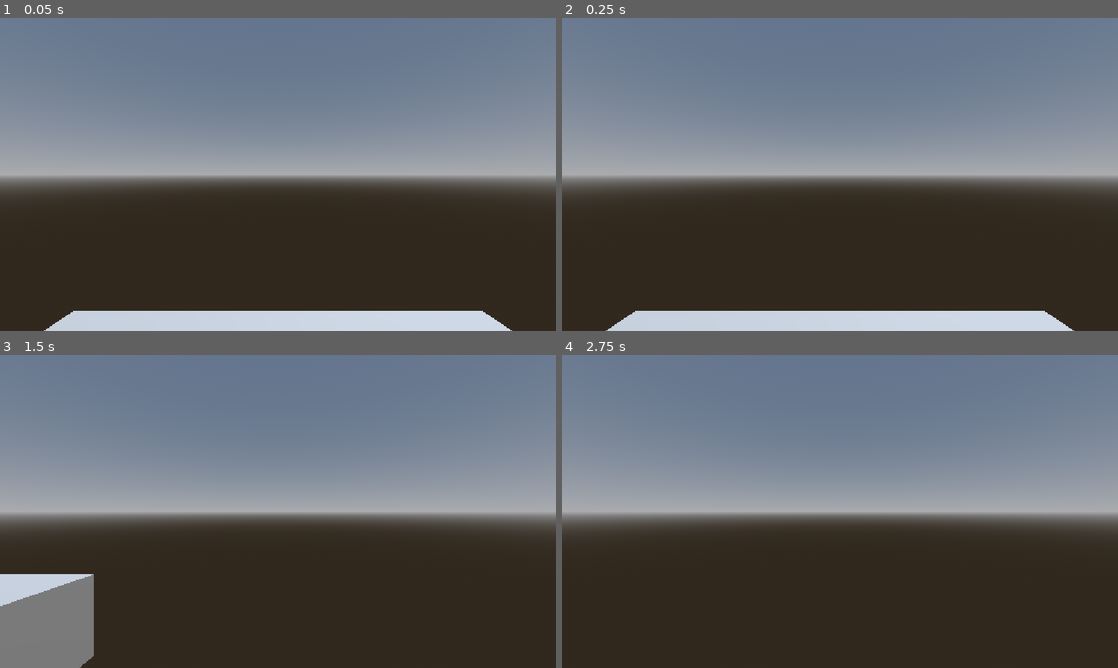
Above: before the commit, frames 1-4 (two rows, left to right).
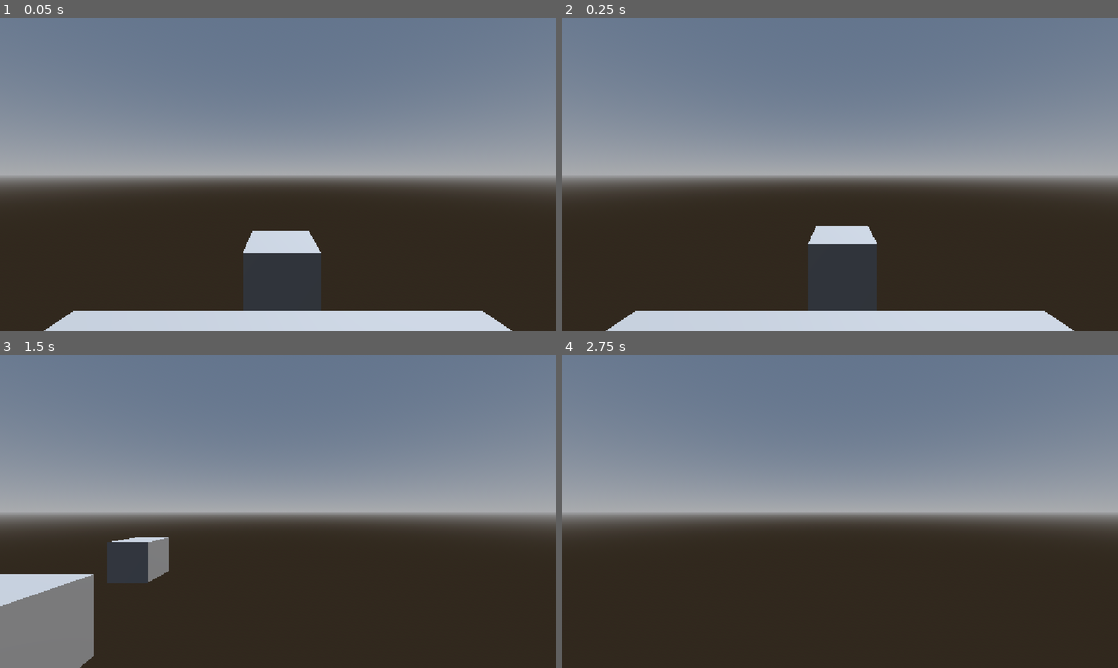
Above: after the commit, the same moments.

Repository: jishnukarri/BouncyBoy
Game: Godot game, scene res://scenes/main.tscn
Two runs of this game, one before a commit and one after it. Both use one fixed random seed, a clock stepped at 60 frames per second and the inputs below.
Inputs:
- Up to frame 1 (0.05 s): no input
- Up to frame 2 (0.25 s): no input
- Up to frame 3 (1.5 s): tap Enter (ui_accept) at 0.5, 0.77 s; hold Right (ui_right) 0.53-1.28 s; hold Down (ui_down) from 1.28 s (still down)
- Up to frame 4 (2.75 s): tap Enter (ui_accept) at 1.52 s; release Down (ui_down) at 2.03 s; hold Right (ui_right) from 2.03 s (still down)

The runs differ from the first frame. In frame 1, 3.4% of the frame differs, in the area x 43-58%, y 68-94%; in frame 2, 3.3%; in frame 3, 1.5%; in frame 4, nothing differs.

Commit message:
environment

Diff:
--- a/scenes/environment.tscn
+++ b/scenes/environment.tscn
@@ -1,4 +1,6 @@
 [gd_scene format=3 uid="uid://cr8o3yllqe75"]
+
+[ext_resource type="PackedScene" uid="uid://c1yhebpf5kfc3" path="res://scenes/moving_pad.tscn" id="1_bc5iu"]
 
 [sub_resource type="ProceduralSkyMaterial" id="ProceduralSkyMaterial_y44tv"]
 sky_horizon_color = Color(0.66224277, 0.6717428, 0.6867428, 1)
@@ -28,3 +30,8 @@
 [node name="CSGBox3D" type="CSGBox3D" parent="platforms" unique_id=1922446030]
 use_collision = true
 size = Vector3(3, 1, 3)
+
+[node name="moving_pad" parent="platforms" unique_id=944456760 instance=ExtResource("1_bc5iu")]
+transform = Transform3D(1, 0, 0, 0, 1, 0, 0, 0, 1, 0.05128765, 0, -3.0128145)
+use_collision = true
+destination = Vector3(0, 0, -5)
--- a/scripts/moving_pad.gd
+++ b/scripts/moving_pad.gd
@@ -1,16 +1,21 @@
 extends CSGBox3D
 
-@onready var collision: CollisionShape3D = $area/collision
+@export var friction := INF
+@export var destination : Vector3 = Vector3.ZERO
+@export var move_speed := 1.0
 
-@export var friction := INF
-@export var axis : Vector3 = Vector3.ZERO
-@export var spin_speed := 1.0
+var base_position := Vector3.ZERO
+var target := 1
+
+func _ready() -> void:
+	base_position = position
 
 func _process(delta: float) -> void:
-	match axis:
-		"x":
-			rotation.x += spin_speed * delta
-		"y":
-			rotation.y += spin_speed * delta
-		"z":
-			rotation.z += spin_speed * delta
+	if position == base_position:
+		target = 1
+	if position == destination:
+		target = -1
+	if target == 1:
+		position = lerp(position, destination, delta * move_speed)
+	elif target == -1:
+		position = lerp(position, base_position, delta * move_speed)
--- /dev/null
+++ b/scripts/rotation_pad.gd
@@ -0,0 +1,14 @@
+extends CSGBox3D
+
+@export var friction := INF
+@export var axis := "y"
+@export var spin_speed := 1.0
+
+func _process(delta: float) -> void:
+	match axis:)
+		"x":
+			rotation.x += spin_spee)d * delta)
+		"y":
+			rotation.y += spin_speed * delta
+		"z":
+			rotation.z += spin_speed * delta
Not shown: 1 places in scenes/moving_pad.tscn that only renumber resources
Not shown, changed: scripts/moving_pad.gd.uid
Not shown, added: scripts/rotation_pad.gd.uid
